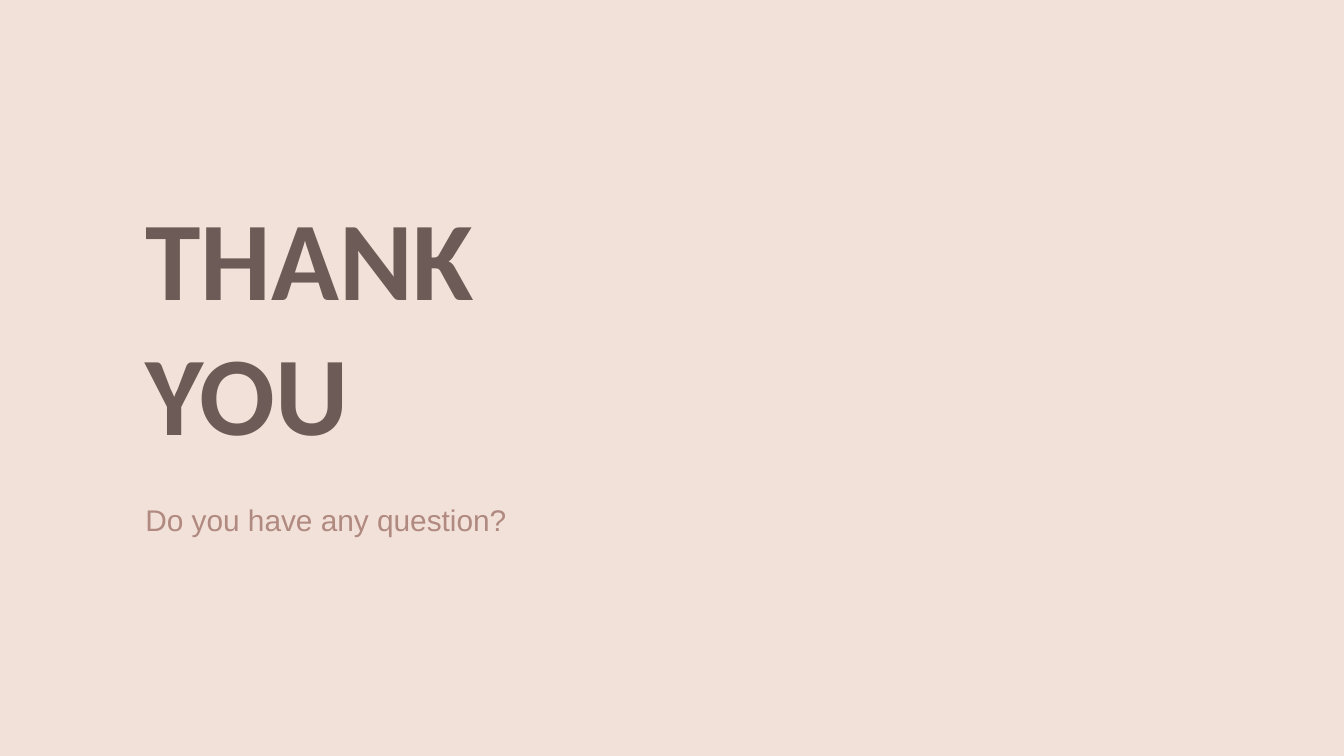
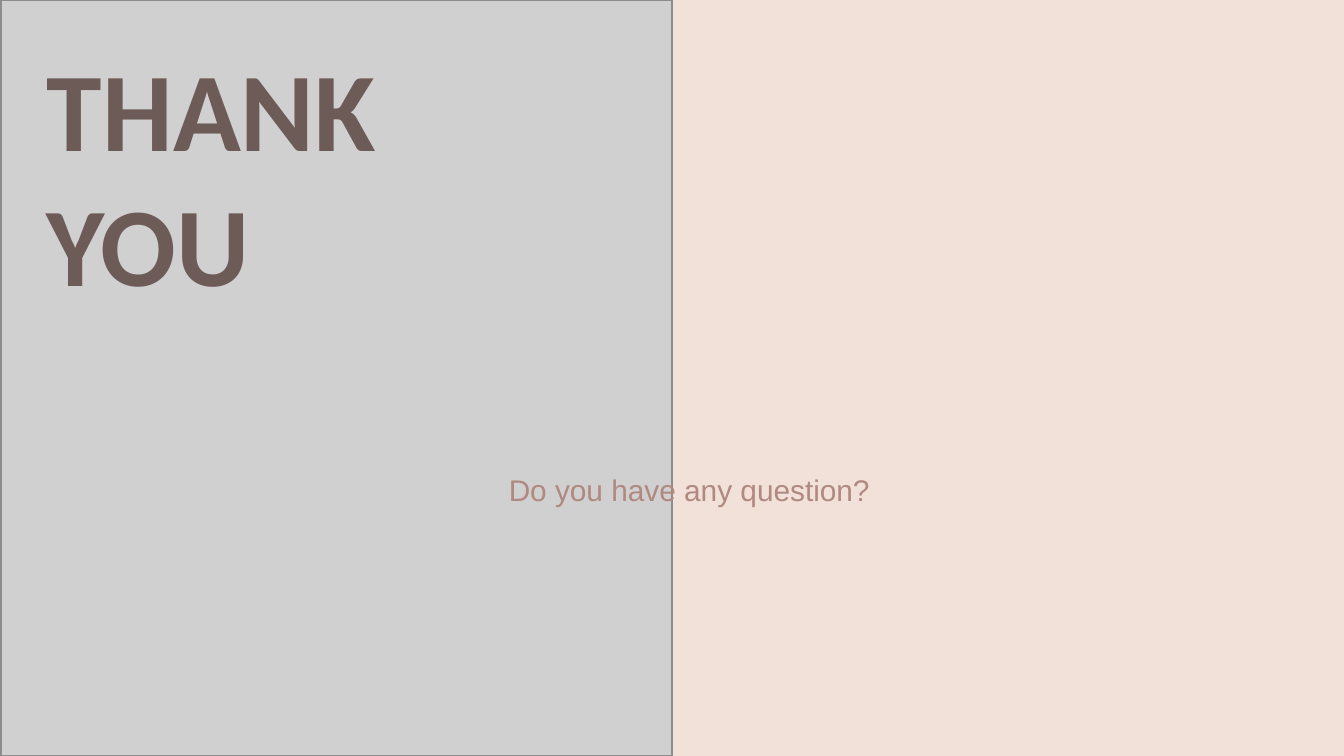
Before and after one commit to sarahcarolinedesouza/phylo563_project_sarah, a slide deck: slide 17 of Phylogenetic tree presentation Sarah.pptx (slide 15 before the commit). Drawn at 1344x756 pixels with LibreOffice and Linux fonts; fonts in the diff are those of the drawing; grey boxes stand for pictures; background and template pictures are left out. Boxes give left, top, right and bottom in pixels: in the first picture for what was removed or moved away, otherwise in the second. Text is boxed around its words. In the diff, an @@ line names an element or a change of style, - is before the commit and + after.

```diff
--- a/Phylogenetic tree presentation Sarah.pptx
+++ b/Phylogenetic tree presentation Sarah.pptx
@@ picture added at bbox=[1, 0, 672, 755] @@
@@ title "THANK YOU": place and size @@
-title "THANK YOU" at bbox=[145, 227, 474, 436]
+title "THANK YOU" at bbox=[47, 78, 376, 287]
@@ subtitle "Do you have any question?": place and size @@
-subtitle "Do you have any question?" at bbox=[145, 509, 506, 537]
+subtitle "Do you have any question?" at bbox=[509, 478, 869, 507]
```
Also in this commit, not shown: 7 other slides changed, 3 slides added, 1 slide removed, 8 other files.
